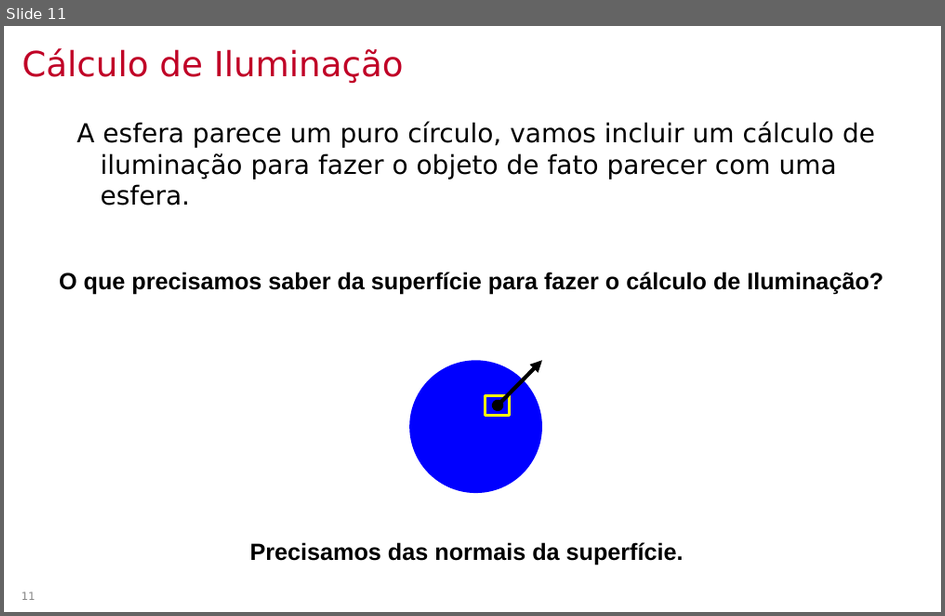
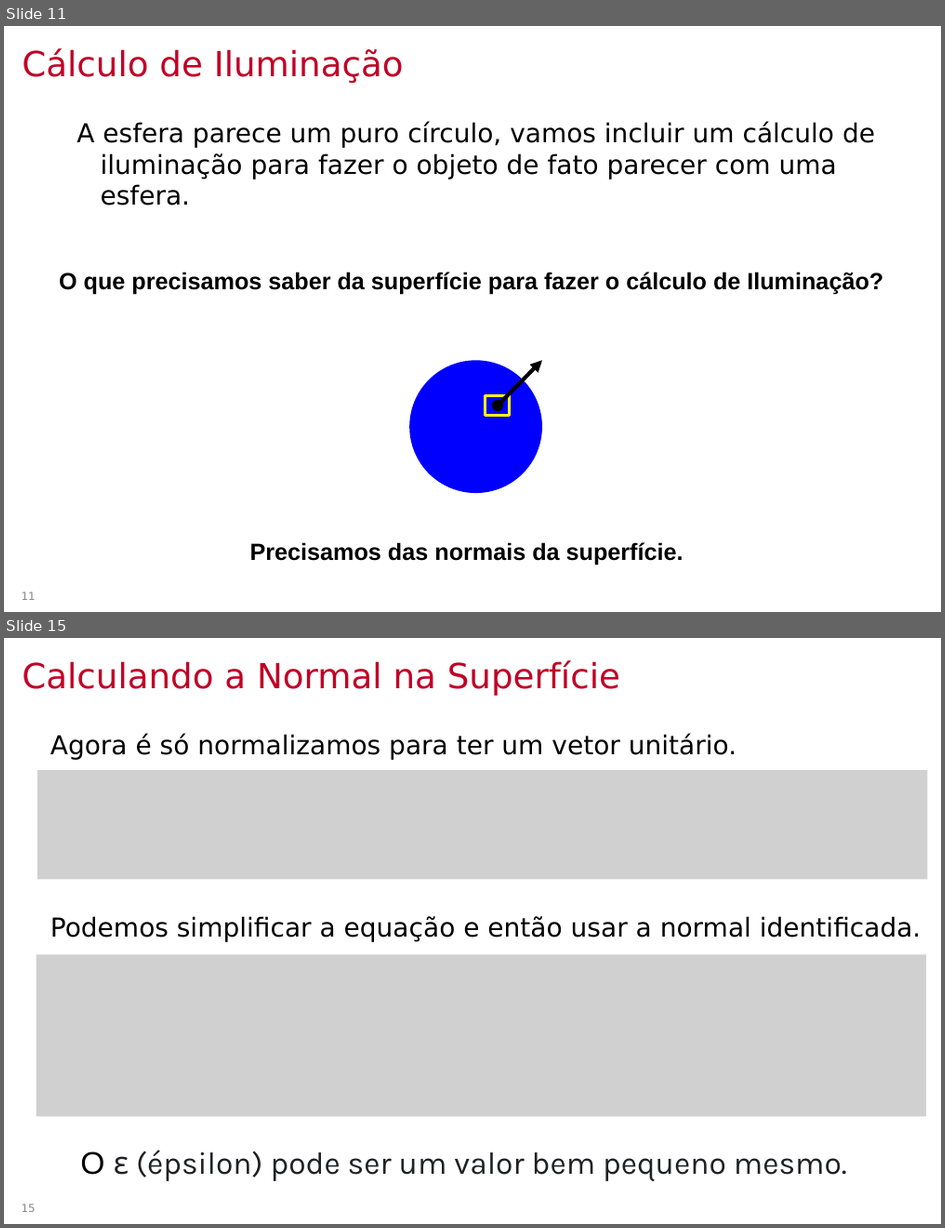
Before and after one commit to lpsoares/ComputacaoGrafica, a slide deck: content/aulas/23-ray_marching/aula23_ray_marching.pptx. Shown one above the other, each under a label of ours: slide 11 before the commit, slides 11 and 15 after it; the slides between them are not shown. The pictures are 945x616 and 945x1228 pixels, drawn with LibreOffice and Linux fonts; fonts in the diff are those of the drawing; grey boxes stand for pictures; background and template pictures are left out. Boxes give left, top, right and bottom in pixels: in the first picture for what was removed or moved away, otherwise in the second. Text is boxed around its words. In the diff, an @@ line names an element or a change of style, - is before the commit and + after.

```diff
--- a/content/aulas/23-ray_marching/aula23_ray_marching.pptx
+++ b/content/aulas/23-ray_marching/aula23_ray_marching.pptx
@@ slide 15 added at (4,638,941,1224), background #FFFFFF @@
@@ title added at (22,660,621,696), 26.7 pt, text #C00026 @@
+Calculando a Normal na Superfície
@@ text added at (50,734,921,942), 20 pt, text #000000 @@
+Agora é só normalizamos para ter um vetor unitário.
+Podemos simplificar a equação e então usar a normal identificada.
@@ picture added at (37,770,928,880) @@
@@ picture added at (36,955,927,1117) @@
@@ text added at (80,1150,848,1181), 24 pt, text #202124 @@
+O ε (épsilon) pode ser um valor bem pequeno mesmo.
@@ page number added at (22,1203,36,1212), 8.3 pt, text #888888 @@
+15
```
Also in this commit, not shown: 6 slides changed, 1 other slide added, 2 other files.
